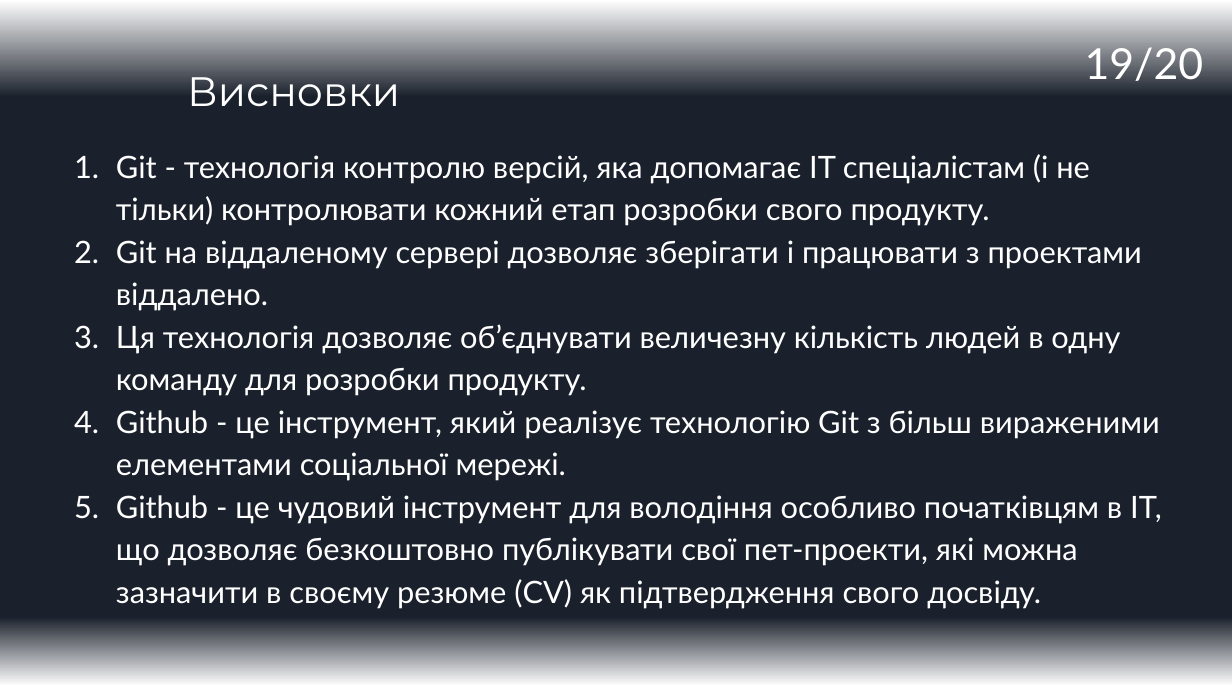
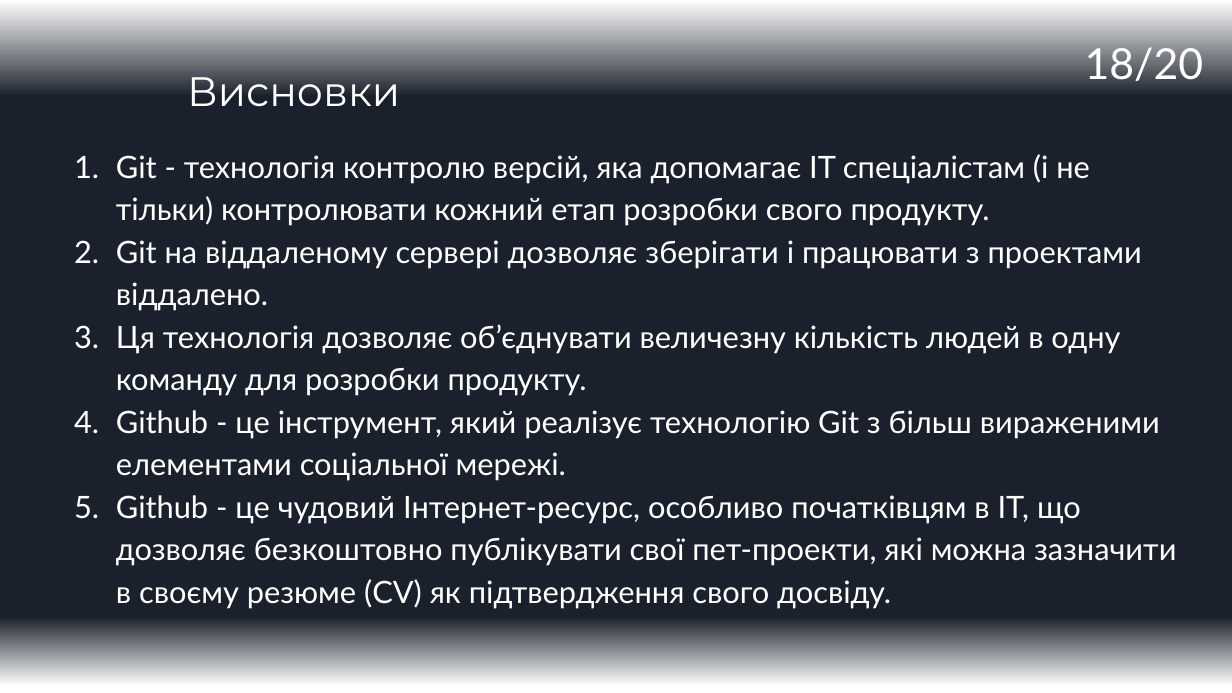
Before and after one commit to ValueOverStatic/IT-carrer-Seminars, a slide deck: slide 18 of Seminar1_Github_v02.pptx (slide 19 before the commit). Drawn at 1232x693 pixels with LibreOffice and Linux fonts; fonts in the diff are those of the drawing. Boxes give left, top, right and bottom in pixels: in the first picture for what was removed or moved away, otherwise in the second. Text is boxed around its words. In the diff, an @@ line names an element or a change of style, - is before the commit and + after.

```diff
--- a/Seminar1_Github_v02.pptx
+++ b/Seminar1_Github_v02.pptx
@@ page number at bbox=[1085, 47, 1203, 87]: text changed @@
-19/20
+18/20
@@ text at bbox=[116, 495, 1176, 609]: text changed @@
-5. Github - це чудовий інструмент для володіння особливо початківцям в IT, що дозволяє безкоштовно публікувати свої пет-проекти, які можна зазначити в своєму резюме (CV) як підтвердження свого досвіду.
+5. Github - це чудовий Інтернет-ресурс, особливо початківцям в IT, що дозволяє безкоштовно публікувати свої пет-проекти, які можна зазначити в своєму резюме (CV) як підтвердження свого досвіду.
```
Also in this commit, not shown: 4 other slides changed, 1 slide removed.
